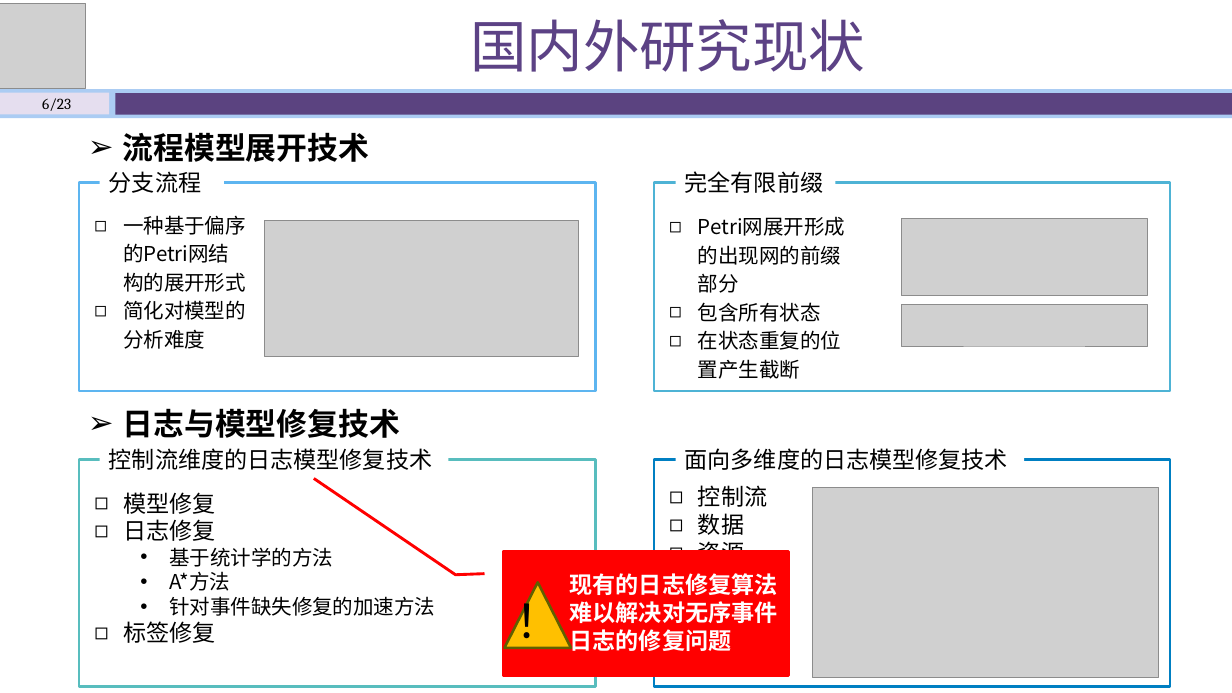
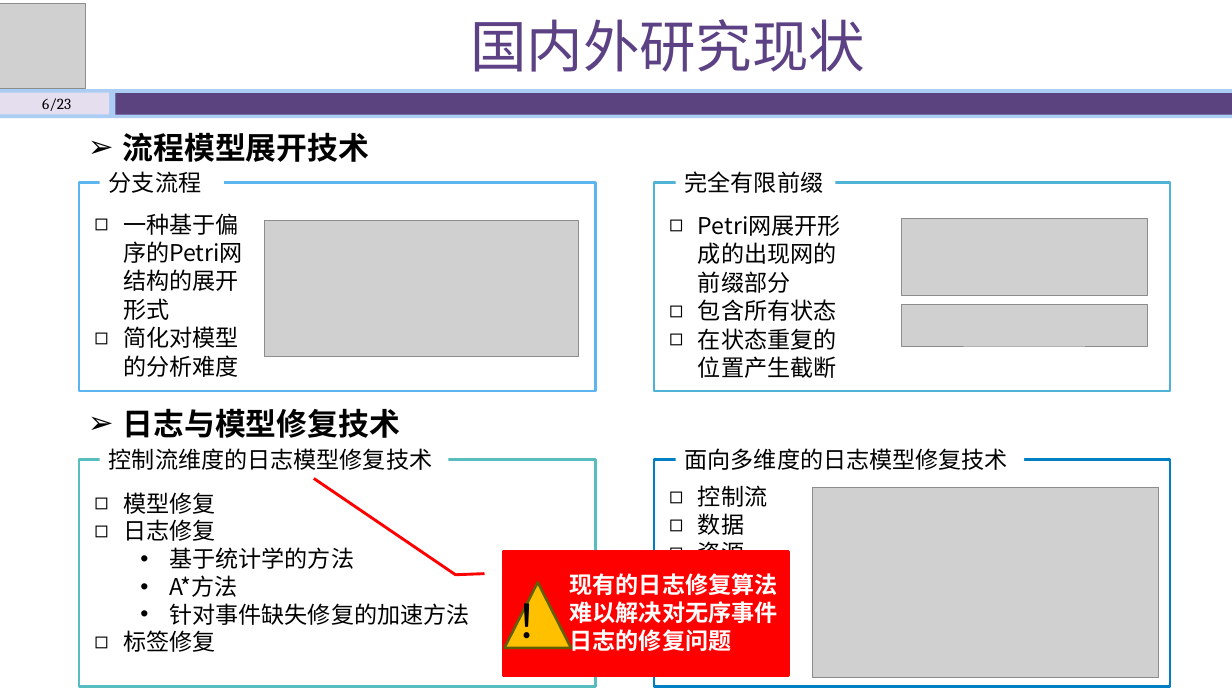
Before and after one commit to shawn47/0930, a slide deck: slide 6 of 开题答辩930_肖永博.pptx. Drawn at 1232x693 pixels with LibreOffice and Linux fonts; fonts in the diff are those of the drawing; grey boxes stand for pictures. Boxes give left, top, right and bottom in pixels: in the first picture for what was removed or moved away, otherwise in the second. Text is boxed around its words. In the diff, an @@ line names an element or a change of style, - is before the commit and + after.

```diff
--- a/开题答辩930_肖永博.pptx
+++ b/开题答辩930_肖永博.pptx
@@ text "一种基于偏序的Petri网结构的展开形式" at box(123, 213, 243, 377): size 16 to 18 pt @@
@@ text "Petri网展开形成的出现网的前缀部分" at box(698, 299, 837, 378): size 16 to 18 pt @@
@@ text at box(169, 547, 469, 625): size 16 to 18 pt in "基于统计学的方法", "A*方法", "针对事件缺失修复的加速方法" @@
```
Also in this commit, not shown: 10 other slides changed, 3 other files.
